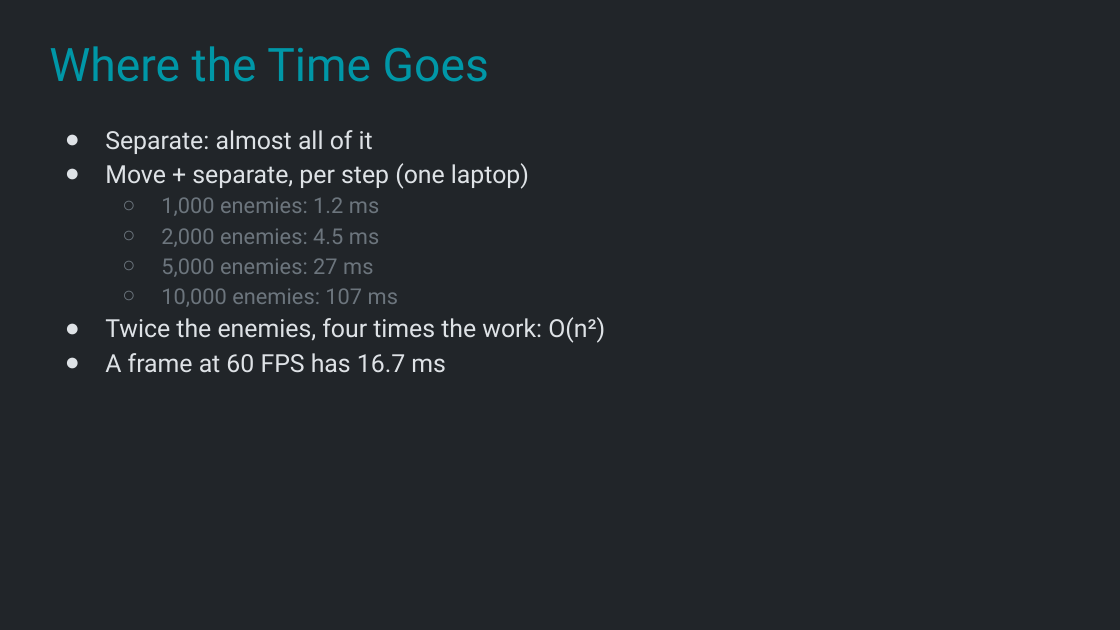
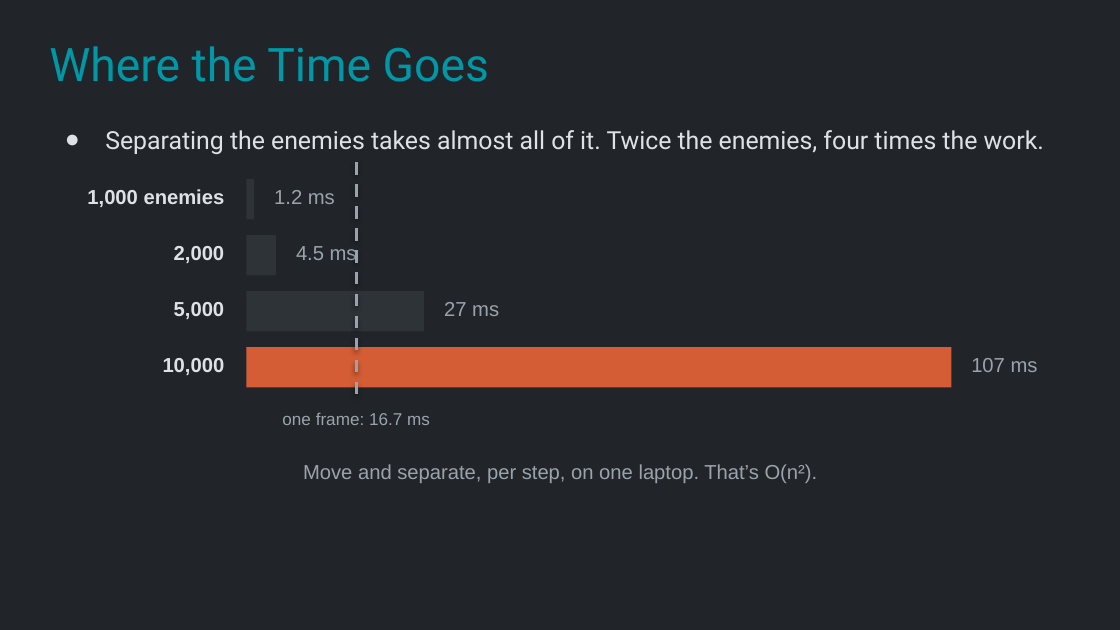
Before and after one commit to Metamate/gar, a slide deck: slide 8 of slides/12 Vampire Survivors.pptx. Drawn at 1120x630 pixels with LibreOffice and Linux fonts; fonts in the diff are those of the drawing. Boxes give left, top, right and bottom in pixels: in the first picture for what was removed or moved away, otherwise in the second. Text is boxed around its words. In the diff, an @@ line names an element or a change of style, - is before the commit and + after.

```diff
--- a/slides/12 Vampire Survivors.pptx
+++ b/slides/12 Vampire Survivors.pptx
@@ text at bbox=[105, 130, 1044, 154]: text changed @@
-● Separate: almost all of it
-● Move + separate, per step (one laptop)
-  ○ 1,000 enemies: 1.2 ms
-  ○ 2,000 enemies: 4.5 ms
-  ○ 5,000 enemies: 27 ms
-  ○ 10,000 enemies: 107 ms
-● Twice the enemies, four times the work: O(n²)
-● A frame at 60 FPS has 16.7 ms
+● Separating the enemies takes almost all of it. Twice the enemies, four times the work.
@@ rectangle added at bbox=[246, 179, 254, 220], fill #2E3338 @@
@@ line added from (356, 162) to (356, 403), #9AA3AB 2 pt dashed @@
@@ text added at bbox=[87, 189, 225, 207], 13 pt, text #DEE2E6, bold @@
+1,000 enemies
@@ text added at bbox=[274, 190, 335, 204], 13 pt, text #9AA3AB @@
+1.2 ms
@@ rectangle added at bbox=[246, 235, 276, 276], fill #2E3338 @@
@@ text added at bbox=[174, 246, 224, 263], 13 pt, text #DEE2E6, bold @@
+2,000
@@ text added at bbox=[296, 246, 357, 263], 13 pt, text #9AA3AB @@
+4.5 ms
@@ rectangle added at bbox=[246, 291, 424, 332], fill #2E3338 @@
@@ text added at bbox=[174, 302, 224, 319], 13 pt, text #DEE2E6, bold @@
+5,000
@@ text added at bbox=[444, 302, 499, 316], 13 pt, text #9AA3AB @@
+27 ms
@@ text added at bbox=[163, 358, 225, 375], 13 pt, text #DEE2E6, bold @@
+10,000
@@ rectangle added at bbox=[246, 347, 951, 388], fill #D45D35 @@
@@ text added at bbox=[971, 358, 1038, 372], 13 pt, text #9AA3AB @@
+107 ms
@@ text added at bbox=[282, 412, 430, 425], 11 pt, text #9AA3AB @@
+one frame: 16.7 ms
@@ text added at bbox=[303, 464, 818, 483], 13 pt, text #9AA3AB @@
+Move and separate, per step, on one laptop. That’s O(n²).
```
Also in this commit, not shown: 8 other slides changed, 1 slide added, 1 other file.
